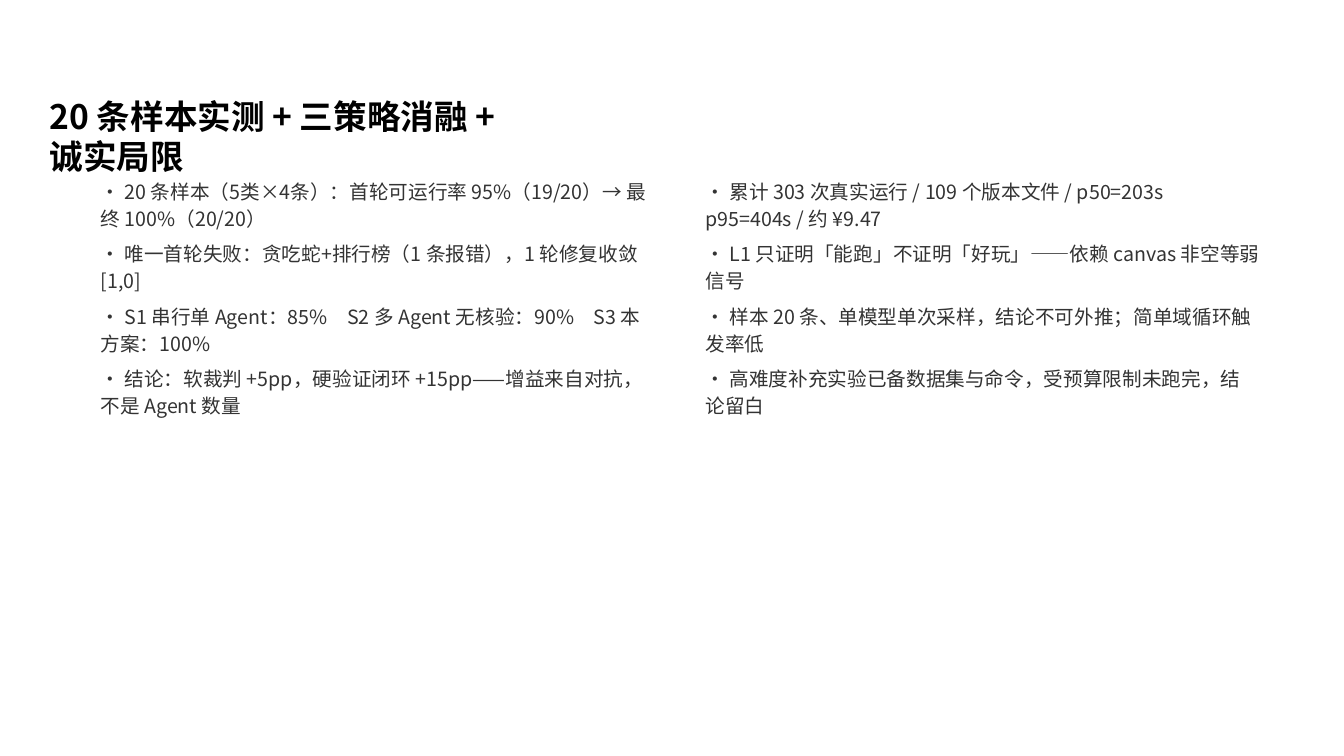
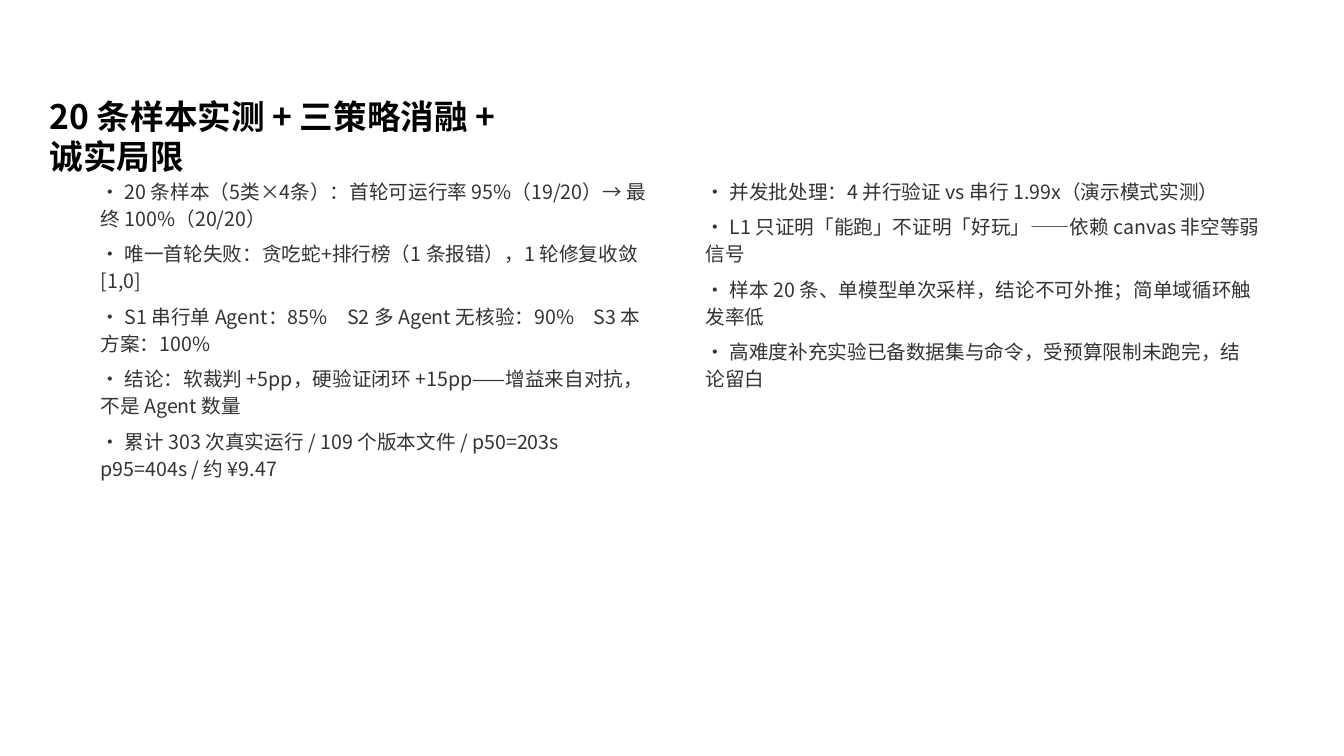
Before and after one commit to pppaio/futurecup-agent-orchestrator, a slide deck: slide 14 of docs/讲解PPT-按模版-v2.pptx. Drawn at 1344x756 pixels with LibreOffice and Linux fonts; fonts in the diff are those of the drawing; background and template pictures are left out. Boxes give left, top, right and bottom in pixels: in the first picture for what was removed or moved away, otherwise in the second. Text is boxed around its words. In the diff, an @@ line names an element or a change of style, - is before the commit and + after.

Commit message:
补齐全部缺口: 跨运行记忆(memory.json教训注入) + MCP客户端(stdio JSON-RPC+示例服务器) + 并发性能测试1.99x + 文档PPT同步

```diff
--- a/docs/讲解PPT-按模版-v2.pptx
+++ b/docs/讲解PPT-按模版-v2.pptx
@@ text at (x1=729, y1=182, x2=1218, y2=201): text changed @@
-• 累计 303 次真实运行 / 109 个版本文件 / p50=203s p95=404s / 约 ¥9.47
+• 并发批处理：4 并行验证 vs 串行 1.99x（演示模式实测）
@@ text at (x1=101, y1=432, x2=559, y2=481): paragraph added @@
+• 累计 303 次真实运行 / 109 个版本文件 / p50=203s p95=404s / 约 ¥9.47
```
Also in this commit, not shown: 1 other slide changed, 12 other files.
